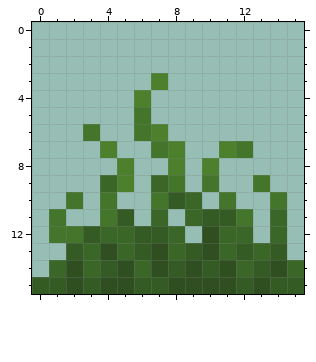
File history of a pixel-art sprite, assets/cubyz/blocks/textures/lush_grass_vegetation.png. The picture above was drawn from the file before the commit.
The file is 16x16 pixels.
Now the later version:
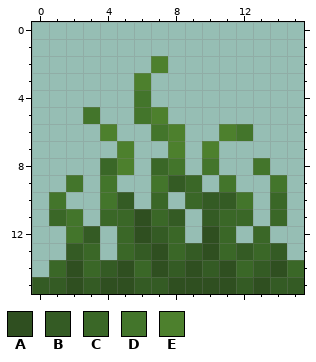
Palette (. is transparent): A #2f4f20  B #345b24  C #3a6727  D #43752b  E #4d802d
Changes in this commit:
Colour A now appears in row 11 at x 6.
The author changed colour B to colour A in row 12 at x 6.
Colour B now appears in row 10 at x 5 and 10; in row 11 at x 8.
The author changed colour D to colour B in row 9 at x 8; in row 10 at x 11.
Colour C now appears in row 8 at x 4 and 7; in row 9 at x 9; in row 12 at x 13.
The author changed colour B to colour C in row 11 at x 5 and 11.
The author changed colour D to colour C in row 10 at x 7 and 14; in row 11 at x 1, 4 and 12.
Colour D now appears in row 5 at x 3; in row 6 at x 12; in row 8 at x 13; in row 9 at x 2, 11 and 14; in row 10 at x 1 and 12; in row 11 at x 2.
The author changed colour C to colour D in row 9 at x 4 and 7.
The author changed colour E to colour D in row 4 at x 6; in row 6 at x 7; in row 8 at x 8 and 10.
Colour E now appears in row 2 at x 7; in row 3 at x 6; in row 5 at x 7; in row 6 at x 4, 8 and 11; in row 7 at x 5 and 10.
The author cleared colour A in row 13 at x 4.
The author cleared colour B in row 10 at x 8.
The author cleared colour C in row 11 at x 9; in row 12 at x 4, 12 and 14.
The author cleared colour D in row 6 at x 3 and 6; in row 7 at x 7 and 12; in row 9 at x 10 and 13; in row 10 at x 2; in row 12 at x 1.
The author cleared colour E in row 3 at x 7; in row 7 at x 4 and 11; in row 9 at x 5.
Boxes around the changes in both pictures, in picture pixels (x1, y1, x2, y2):
changed: (49, 56, 287, 260)
